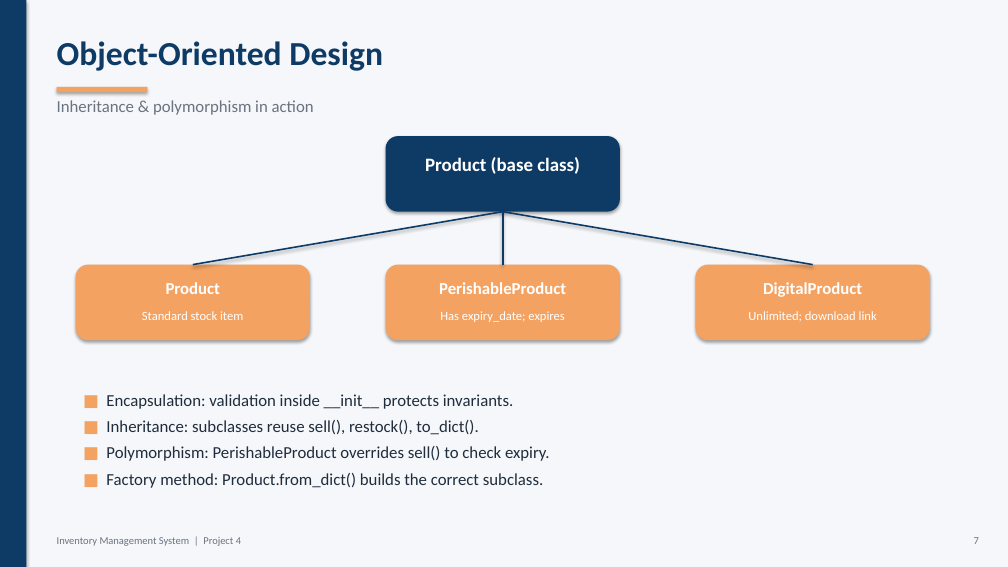
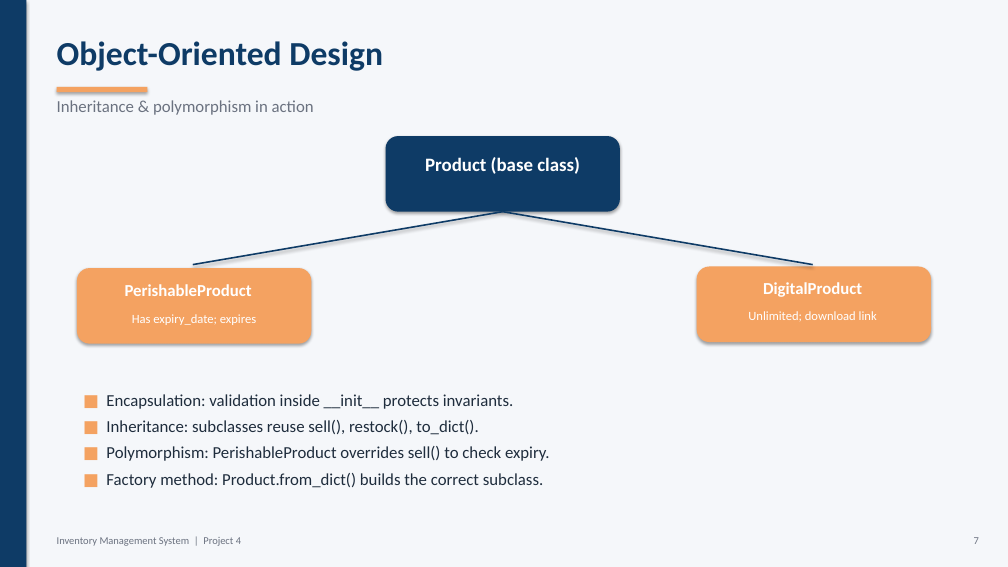
Before and after one commit to LamiUsang/Inventory-Management-System, a slide deck: slide 7 of Inventory_Management_System.pptx. Drawn at 1008x567 pixels with LibreOffice and Linux fonts; fonts in the diff are those of the drawing. Boxes give left, top, right and bottom in pixels: in the first picture for what was removed or moved away, otherwise in the second. Text is boxed around its words. In the diff, an @@ line names an element or a change of style, - is before the commit and + after.

```diff
--- a/Inventory_Management_System.pptx
+++ b/Inventory_Management_System.pptx
@@ rectangle: place and size @@
-rectangle at <box>0,0,1008,567</box>
+rectangle at <box>26,0,1008,567</box>
@@ line removed from (503, 265) to (503, 212) @@
@@ rounded rectangle removed at <box>76,265,310,340</box> @@
@@ rounded rectangle: place and size @@
-rounded rectangle at <box>386,265,620,340</box>
+rounded rectangle at <box>77,268,312,344</box>
@@ text "PerishableProduct": place and size @@
-text "PerishableProduct" at <box>439,282,566,294</box>
+text "PerishableProduct" at <box>125,284,252,296</box>
@@ text removed at <box>166,282,220,294</box> @@
-Product
@@ text "Has expiry_date; expires": place and size @@
-text "Has expiry_date; expires" at <box>440,311,564,322</box>
+text "Has expiry_date; expires" at <box>132,314,256,325</box>
@@ text removed at <box>142,311,243,320</box> @@
-Standard stock item
```
Also in this commit, not shown: 3 other slides changed.
